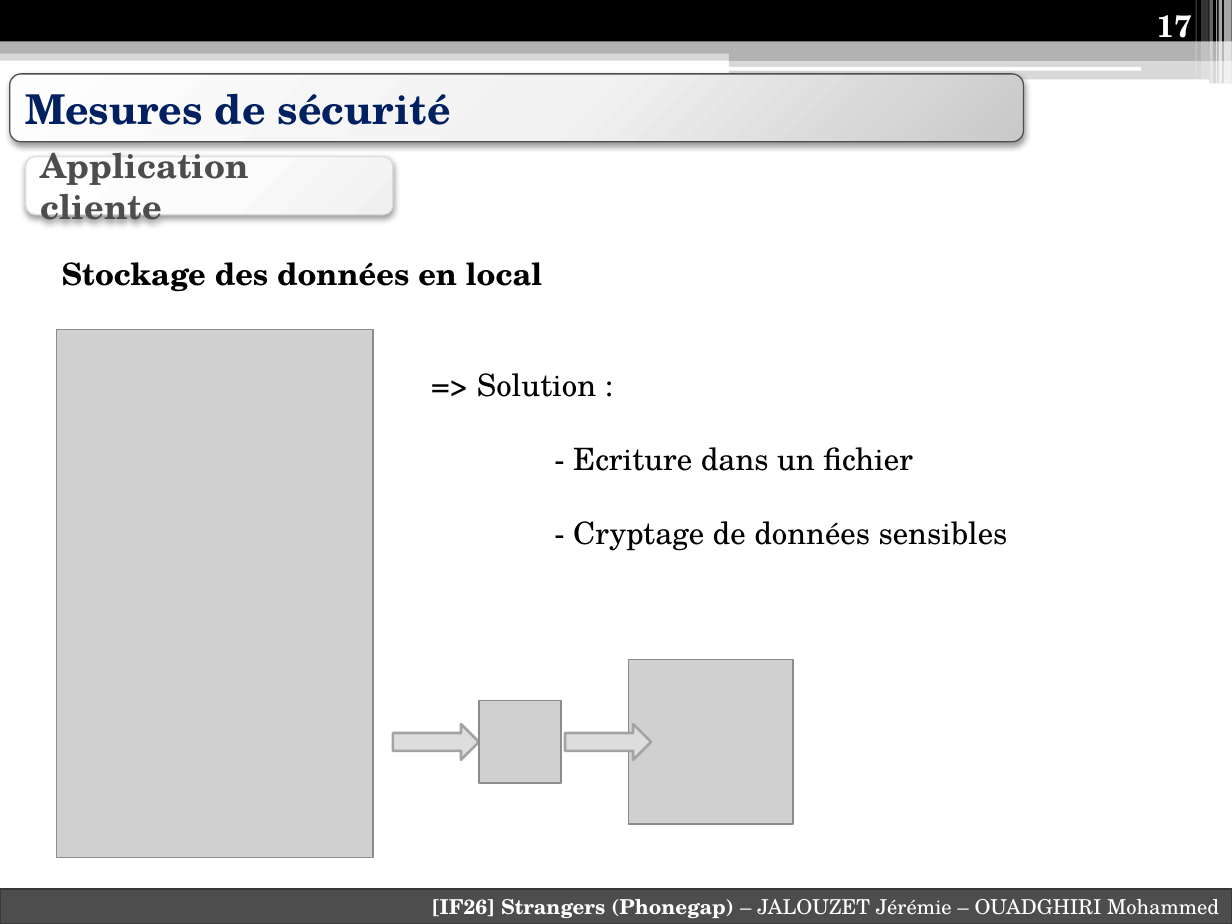
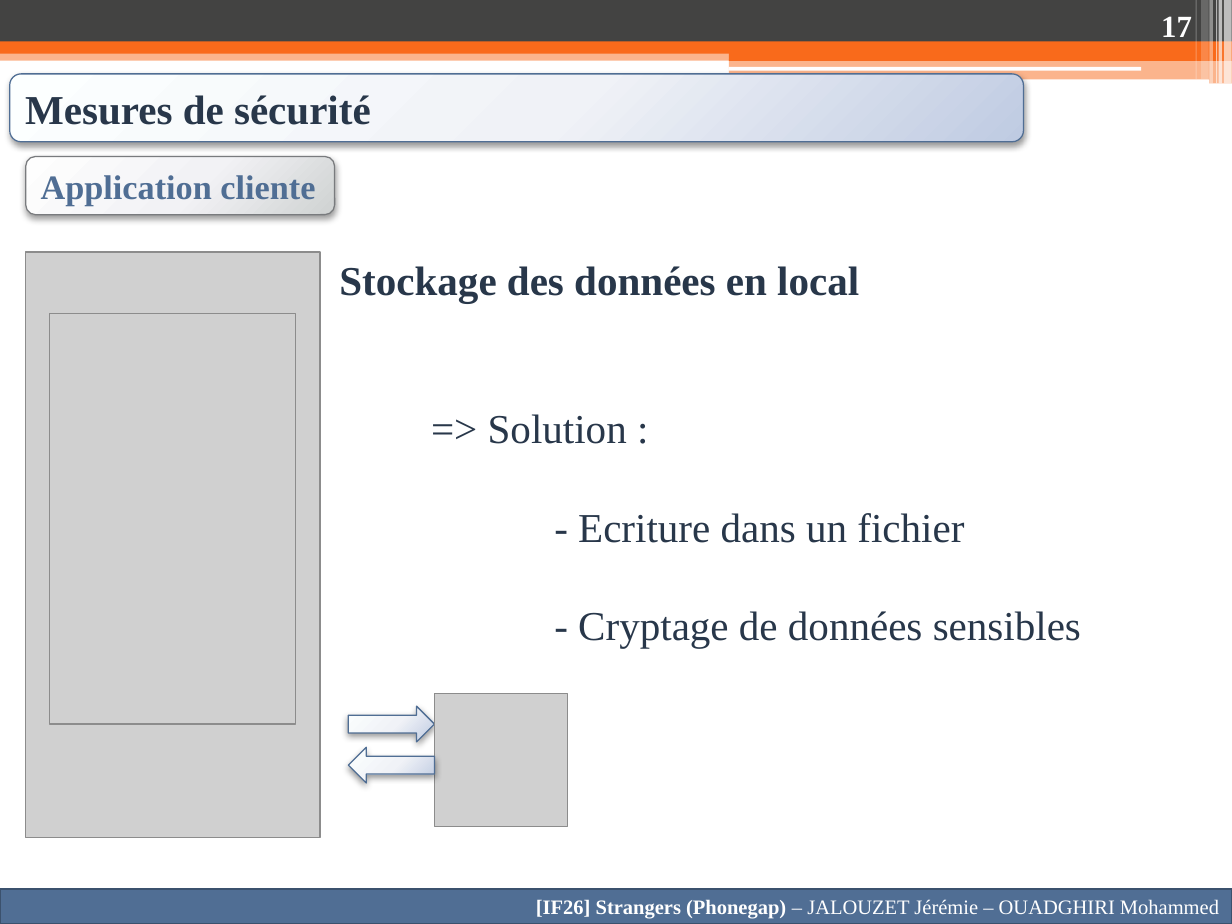
Before and after one commit to Anicky/Strangers-Phonegap, a slide deck: slide 17 of Presentation/Presentation IF26.pptx. Drawn at 1232x924 pixels with LibreOffice and Linux fonts; fonts in the diff are those of the drawing; grey boxes stand for pictures. Boxes give left, top, right and bottom in pixels: in the first picture for what was removed or moved away, otherwise in the second. Text is boxed around its words. In the diff, an @@ line names an element or a change of style, - is before the commit and + after.

```diff
--- a/Presentation/Presentation IF26.pptx
+++ b/Presentation/Presentation IF26.pptx
@@ rectangle at bbox=[0, 0, 1232, 42]: fill #000000 to #434342 @@
@@ page number at bbox=[1161, 16, 1192, 43]: font TeX Gyre Schola to Times New Roman @@
@@ rectangle at bbox=[0, 49, 1232, 60]: fill #B2B2B2 at 50% opacity to #F96A1B at 50% opacity @@
@@ rectangle at bbox=[0, 42, 1232, 54]: fill #B2B2B2 to #F96A1B @@
@@ rectangle at bbox=[729, 59, 1232, 84]: fill #B2B2B2 at 50% opacity to #F96A1B at 50% opacity @@
@@ rectangle at bbox=[729, 48, 1232, 60]: fill #B2B2B2 to #F96A1B @@
@@ rounded rectangle "Mesures de sécurité" at bbox=[10, 74, 1024, 142]: font TeX Gyre Schola to Times New Roman, text colour #002060 to #28374A; fill gradient #FEFEFE to #F2F2F2 to #C9C9C9 to gradient #FEFEFE to #F0F3F8 to #BFCBE2; outline #4D4D4D 0.75 pt to #506E94 0.75 pt @@
@@ rounded rectangle "Application cliente": place and size @@
-rounded rectangle "Application cliente" at bbox=[26, 156, 393, 214]
+rounded rectangle "Application cliente" at bbox=[26, 156, 335, 214]
@@ rounded rectangle "Application cliente" at bbox=[26, 156, 335, 214]: font TeX Gyre Schola to Times New Roman, text colour #4D4D4D to #506E94; fill gradient #FFFFFF to #FBFBFB to #F0F0F0 to gradient #FEFEFE to #F4F4F4 to #D0D1D3; outline #DDDDDD 0.75 pt to #797B7E 0.75 pt @@
@@ picture: place and size @@
-picture at bbox=[57, 329, 373, 856]
+picture at bbox=[26, 253, 320, 838]
@@ text "Stockage des données en local" at bbox=[339, 266, 1081, 648]: size 18 to 24 pt, font TeX Gyre Schola to Times New Roman, text colour #000000 to #28374A; alignment left to centre @@
@@ picture added at bbox=[49, 313, 296, 723] @@
@@ picture removed at bbox=[628, 660, 792, 824] @@
@@ down arrow: place and size @@
-down arrow at bbox=[392, 724, 479, 760]
+down arrow at bbox=[348, 707, 434, 742]
@@ down arrow at bbox=[348, 707, 434, 742]: fill #DDDDDD to gradient #FEFEFE to #F0F3F8 to #BFCBE2; outline #A3A3A3 1.5 pt to #506E94 0.75 pt; shadow on @@
@@ picture: place and size @@
-picture at bbox=[479, 701, 562, 784]
+picture at bbox=[435, 694, 568, 827]
@@ down arrow added at bbox=[348, 747, 434, 783], fill gradient #FEFEFE to #F0F3F8 to #BFCBE2, outline #506E94 0.75 pt @@
@@ down arrow removed at bbox=[565, 724, 651, 760] @@
@@ rectangle "[IF26] Strangers (Phonegap) – JALOUZET ..." at bbox=[0, 888, 1232, 924]: font TeX Gyre Schola to Times New Roman; fill #4D4D4D to #506E94; outline #393939 1.5 pt to #3B516D 1.5 pt @@
```
Also in this commit, not shown: 19 other slides changed, 1 slide added, 1 slide removed, 3 other files.
